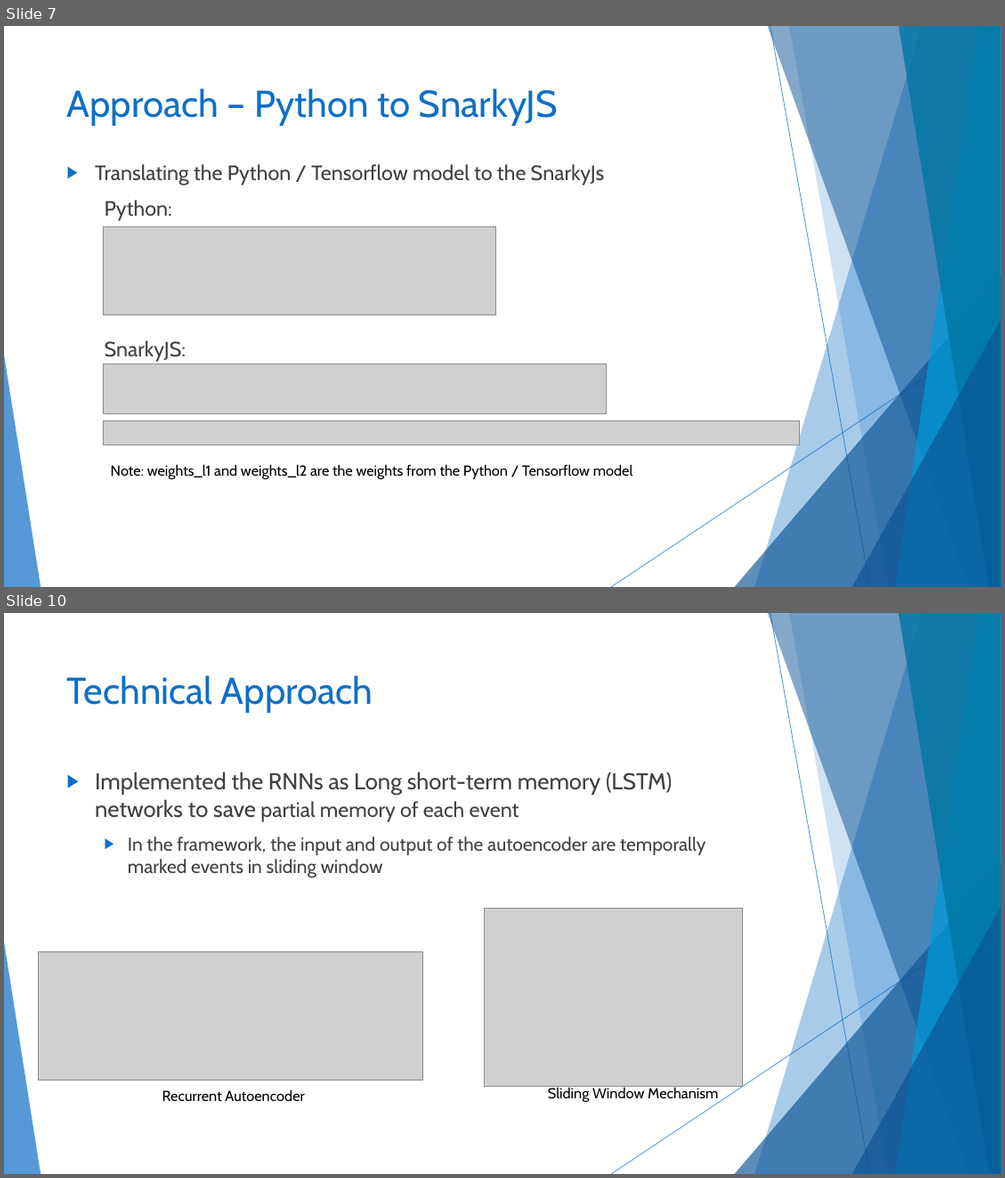
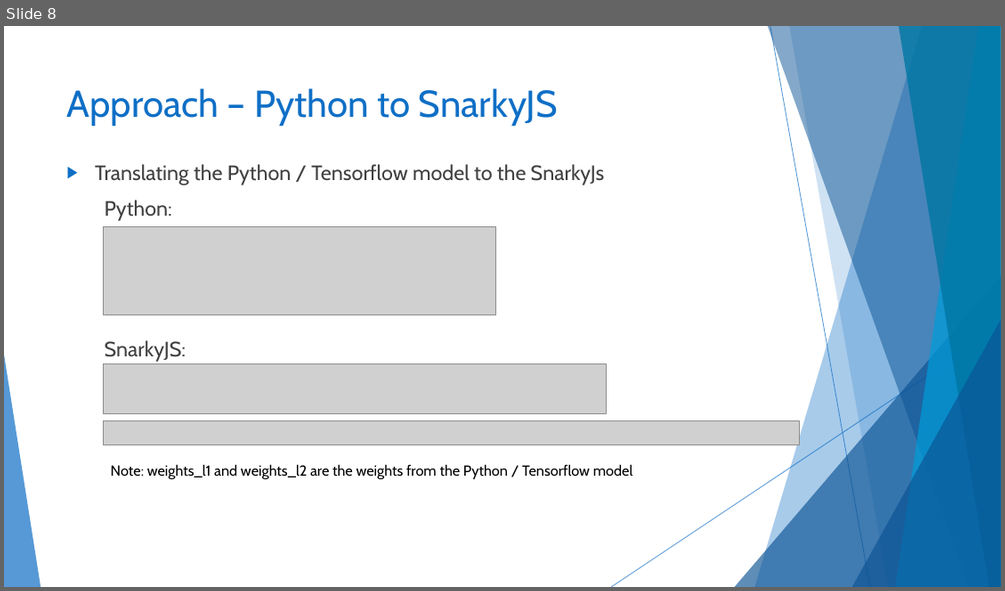
Before and after one commit to gordonfreemanfree/SnarkyNet-MNIST-Digits, a slide deck: Makalfo_Deep_Neural_Network.pptx. Shown one above the other, each under a label of ours: slides 7 and 10 before the commit, slide 8 after it; the slides between them are not shown. The pictures are 1005x1178 and 1005x591 pixels, drawn with LibreOffice and Linux fonts; fonts in the diff are those of the drawing; grey boxes stand for pictures. Boxes give left, top, right and bottom in pixels: in the first picture for what was removed or moved away, otherwise in the second. Text is boxed around its words. In the diff, an @@ line names an element or a change of style, - is before the commit and + after.

```diff
--- a/Makalfo_Deep_Neural_Network.pptx
+++ b/Makalfo_Deep_Neural_Network.pptx
@@ slide 10 removed at [4, 613, 1001, 1174], background #FFFFFF; not listed: 10 template elements that a slide beside it also shows @@
@@ title removed at [67, 675, 373, 713] @@
-Technical Approach
@@ text removed at [95, 771, 705, 877] @@
-▶ Implemented the RNNs as Long short-term memory (LSTM) networks to save partial memory of each event
-  ▶ In the framework, the input and output of the autoencoder are temporally marked events in sliding window
@@ picture removed at [485, 908, 742, 1086] @@
@@ picture removed at [39, 952, 423, 1080] @@
@@ text removed at [162, 1089, 304, 1101] @@
-Recurrent Autoencoder
@@ text removed at [548, 1086, 718, 1102] @@
-Sliding Window Mechanism
@@ what was slide 7 is now slide 8 @@
```
Also in this commit, not shown: 1 slide changed, 9 slides added, 14 other slides removed.
